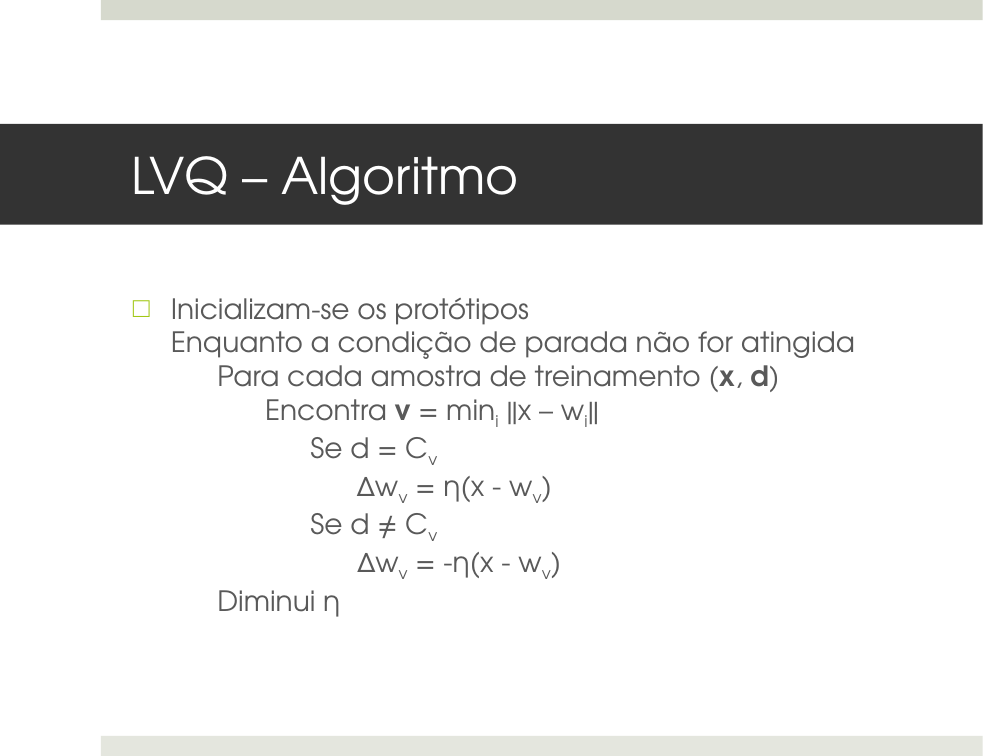
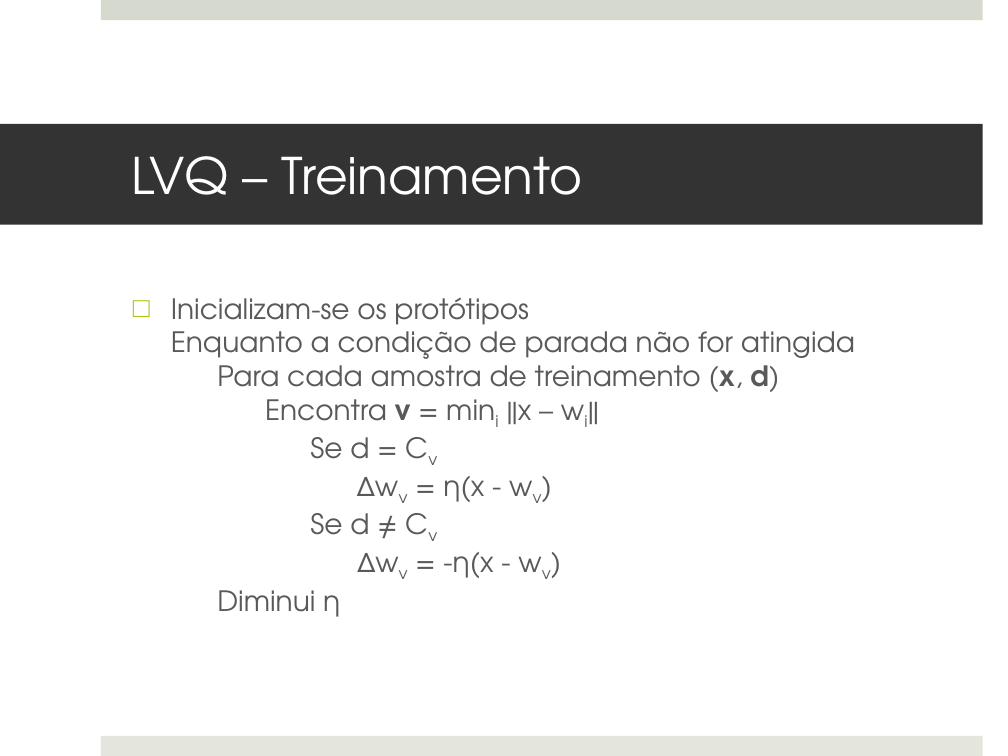
Before and after one commit to MarioBajr/Redes-Neurais, a slide deck: slide 7 of projeto PI.pptx. Drawn at 1008x756 pixels with LibreOffice and Linux fonts; fonts in the diff are those of the drawing. Boxes give left, top, right and bottom in pixels: in the first picture for what was removed or moved away, otherwise in the second. Text is boxed around its words. In the diff, an @@ line names an element or a change of style, - is before the commit and + after.

```diff
--- a/projeto PI.pptx
+++ b/projeto PI.pptx
@@ title at [131, 156, 583, 195]: text changed @@
-LVQ – Algoritmo
+LVQ – Treinamento
```
Also in this commit, not shown: 6 other slides changed, 4 slides added, 9 slides removed.
